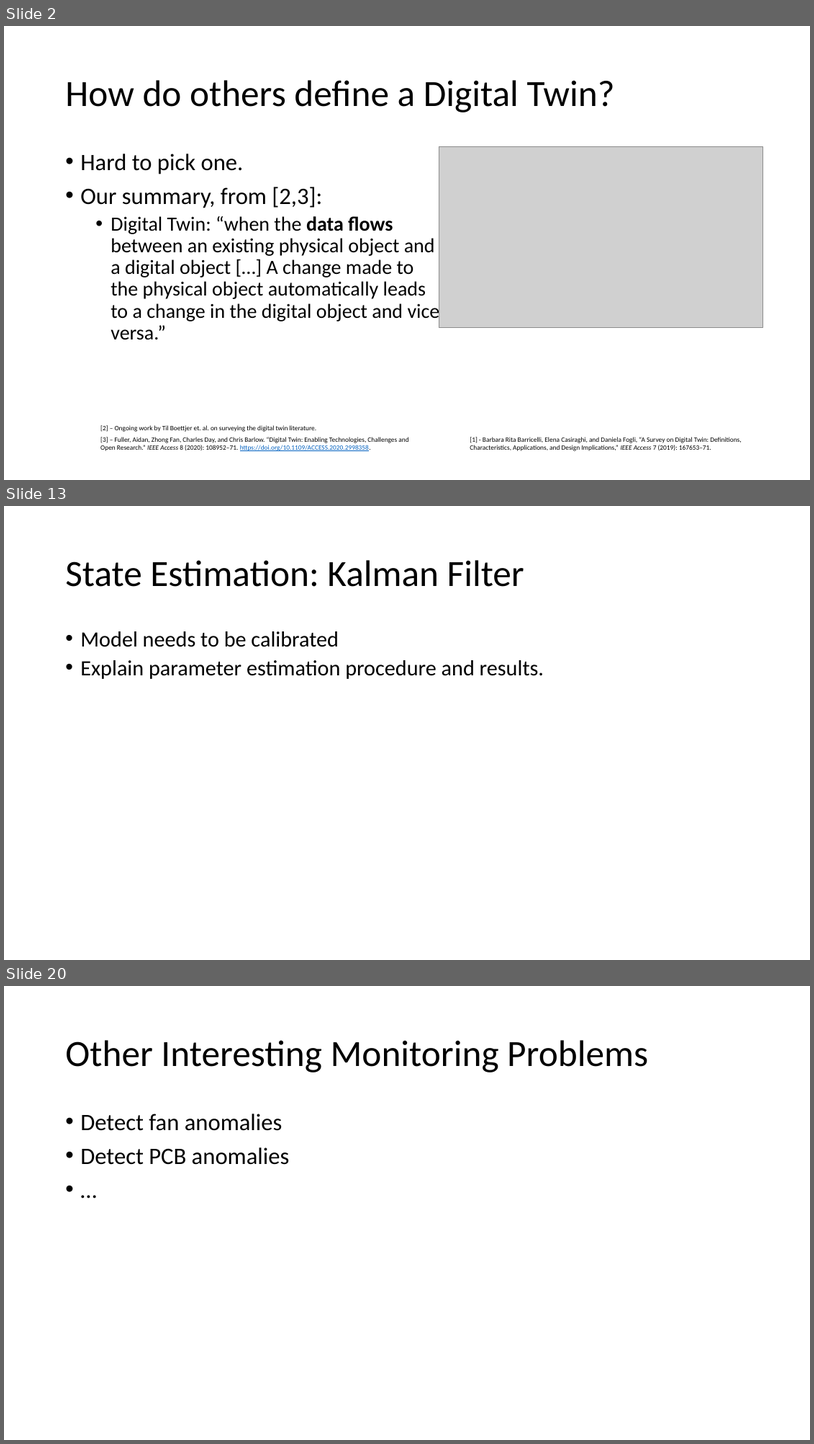
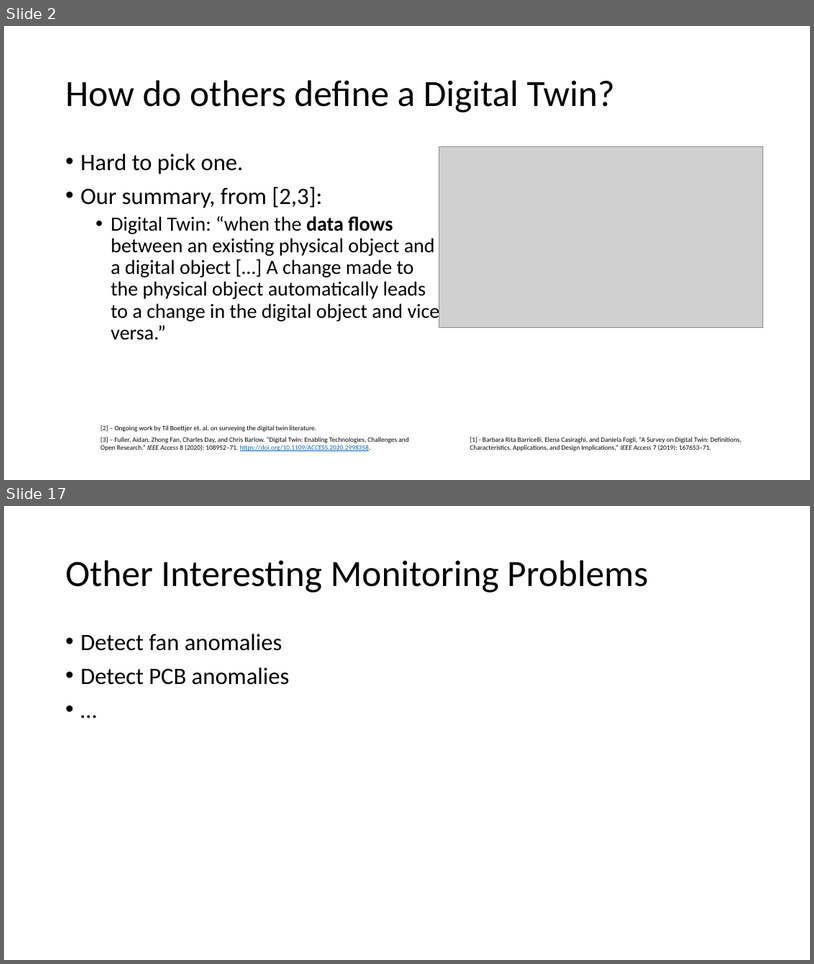
Before and after one commit to INTO-CPS-Association/example_digital-twin_incubator, a slide deck: notes/presentations/DigitLunch_17_December.pptx. Shown one above the other, each under a label of ours: slides 2, 13 and 20 before the commit, slides 2 and 17 after it; the slides between them are not shown. The pictures are 814x1444 and 814x964 pixels, drawn with LibreOffice and Linux fonts; fonts in the diff are those of the drawing; grey boxes stand for pictures. Boxes give left, top, right and bottom in pixels: in the first picture for what was removed or moved away, otherwise in the second. Text is boxed around its words. In the diff, an @@ line names an element or a change of style, - is before the commit and + after.

```diff
--- a/notes/presentations/DigitLunch_17_December.pptx
+++ b/notes/presentations/DigitLunch_17_December.pptx
@@ slide 13 removed at bbox=[4, 506, 810, 960], background #FFFFFF @@
@@ title removed at bbox=[65, 560, 525, 587] @@
-State Estimation: Kalman Filter
@@ text removed at bbox=[80, 631, 544, 679] @@
-• Model needs to be calibrated
-• Explain parameter estimation procedure and results.
@@ what was slide 20 is now slide 17 @@
```
Also in this commit, not shown: 5 slides changed, 9 slides added, 11 other slides removed, 9 other files.
